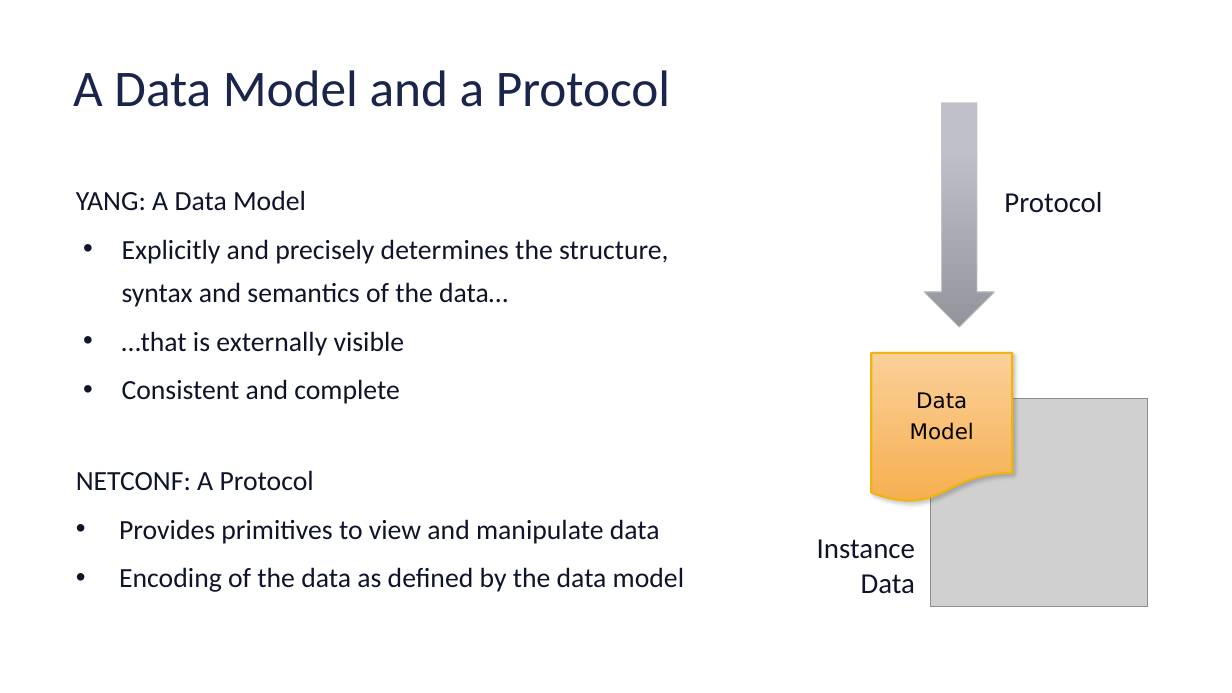
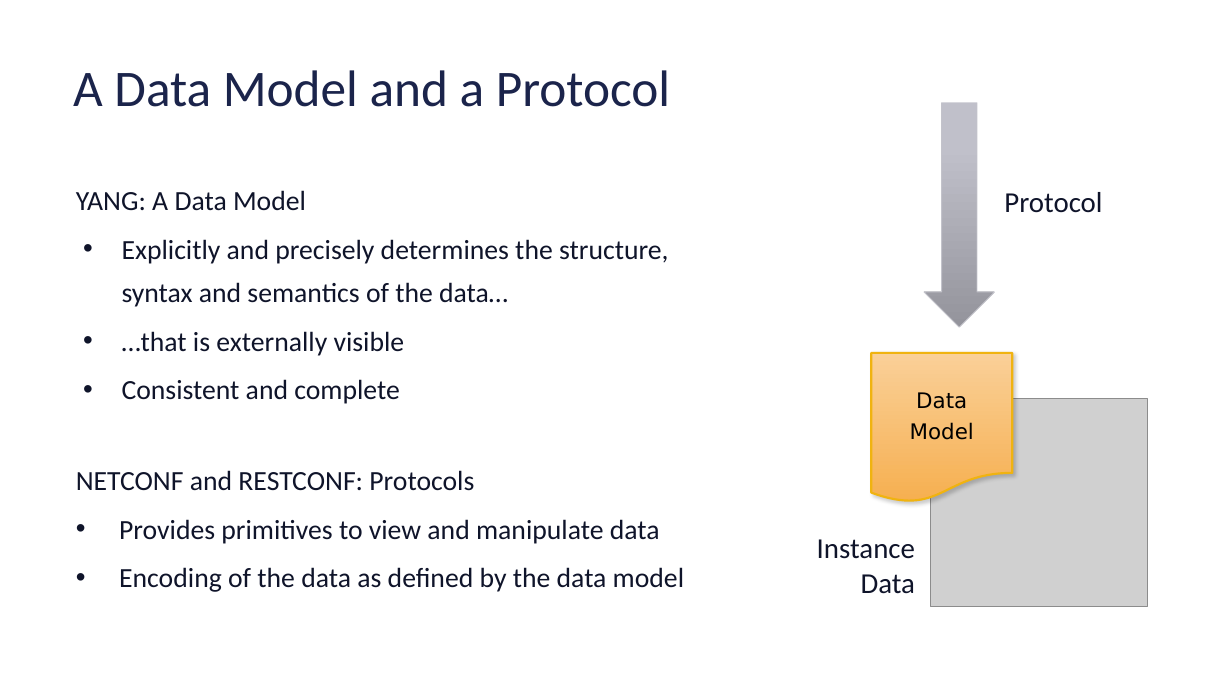
Before and after one commit to cmoberg/netconf-yang-training, a slide deck: slide 6 of slides/module-1-overview.pptx. Drawn at 1232x693 pixels with LibreOffice and Linux fonts; fonts in the diff are those of the drawing; grey boxes stand for pictures. Boxes give left, top, right and bottom in pixels: in the first picture for what was removed or moved away, otherwise in the second. Text is boxed around its words. In the diff, an @@ line names an element or a change of style, - is before the commit and + after.

```diff
--- a/slides/module-1-overview.pptx
+++ b/slides/module-1-overview.pptx
@@ text at (76,470,474,491): text changed @@
-NETCONF: A Protocol
+NETCONF and RESTCONF: Protocols
```
Also in this commit, not shown: 2 other slides changed, 23 other files.
